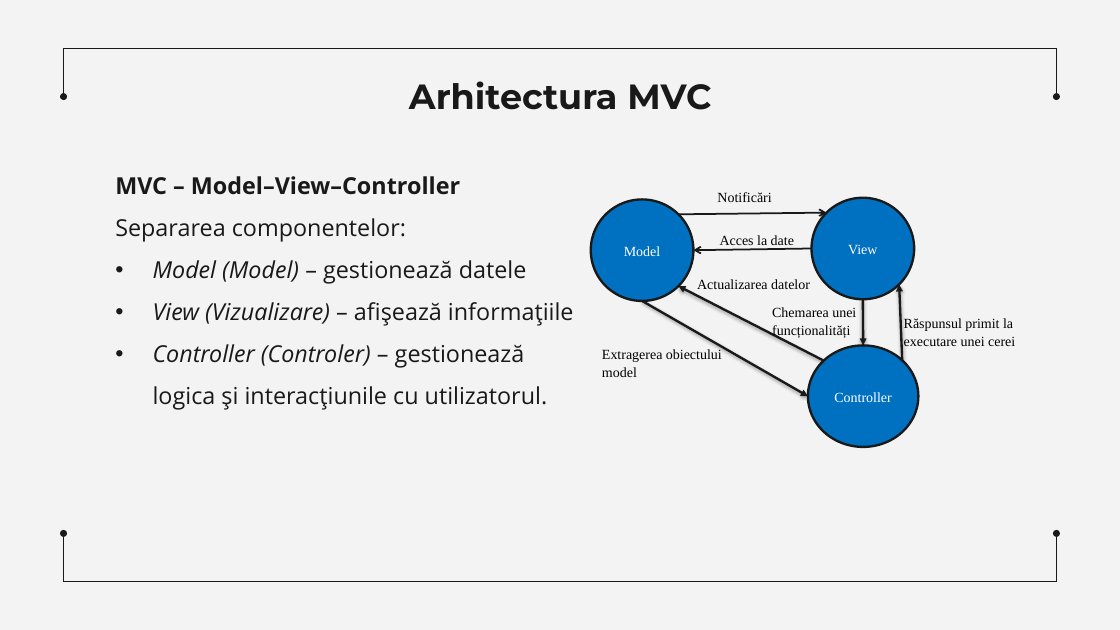
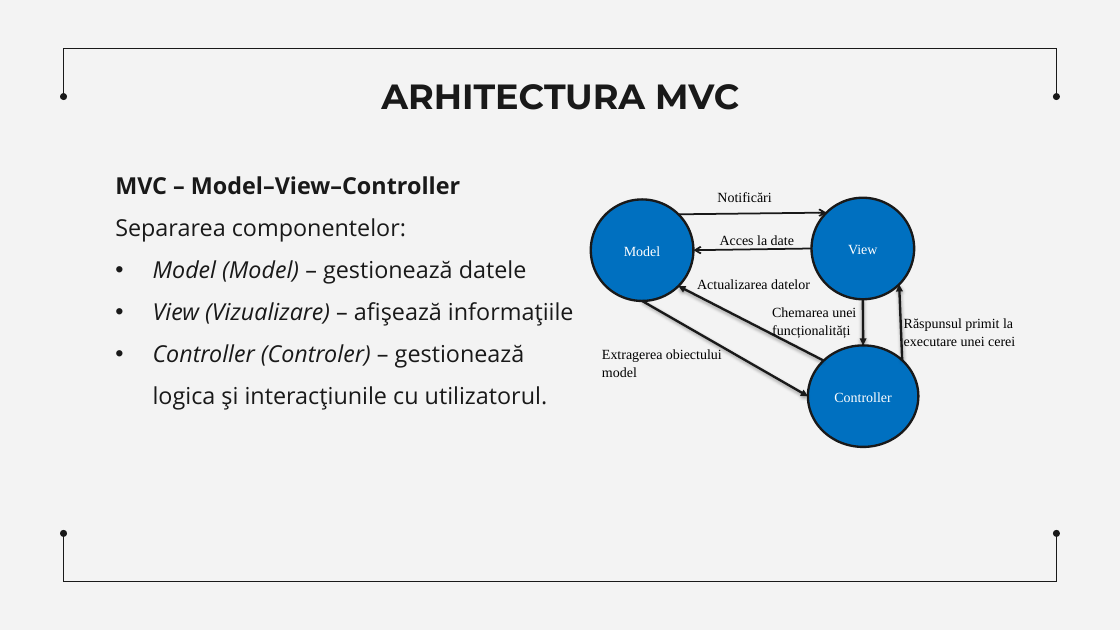
Before and after one commit to DoroganVadim/Teza-de-licenta, a slide deck: slide 7 of Dorogan_Vadim_Teză_de_Licență(prezentare).pptx. Drawn at 1120x630 pixels with LibreOffice and Linux fonts; fonts in the diff are those of the drawing. Boxes give left, top, right and bottom in pixels: in the first picture for what was removed or moved away, otherwise in the second. Text is boxed around its words. In the diff, an @@ line names an element or a change of style, - is before the commit and + after.

```diff
--- a/Dorogan_Vadim_Teză_de_Licență(prezentare).pptx
+++ b/Dorogan_Vadim_Teză_de_Licență(prezentare).pptx
@@ title at <box>381,84,739,110</box>: text changed @@
-Arhitectura MVC
+ARHITECTURA MVC
```
Also in this commit, not shown: 10 other slides changed, 1 slide added, 1 slide removed, 30 other files.
